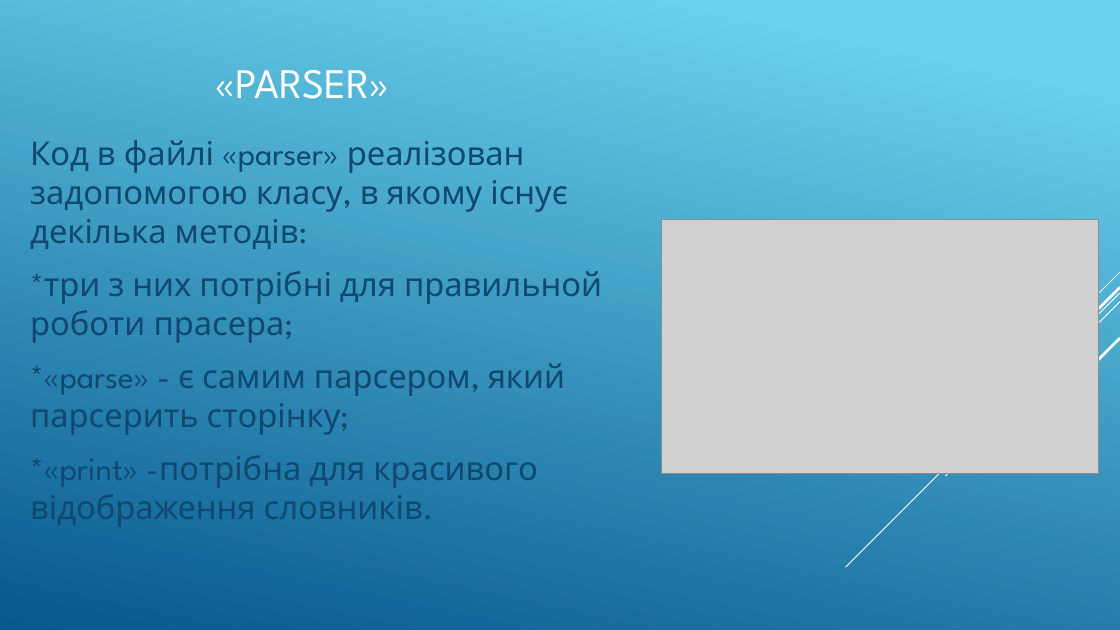
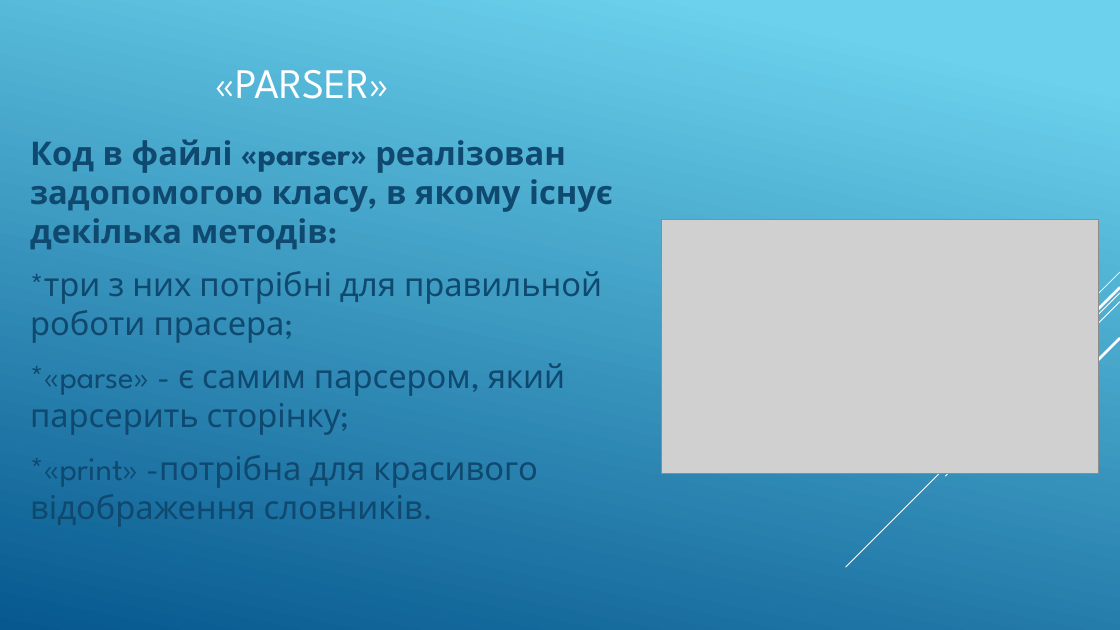
Before and after one commit to RalyukRoman/graphical-search-parser, a slide deck: slide 7 of Project presentation.pptx. Drawn at 1120x630 pixels with LibreOffice and Linux fonts; fonts in the diff are those of the drawing; grey boxes stand for pictures. Boxes give left, top, right and bottom in pixels: in the first picture for what was removed or moved away, otherwise in the second. Text is boxed around its words. In the diff, an @@ line names an element or a change of style, - is before the commit and + after.

```diff
--- a/Project presentation.pptx
+++ b/Project presentation.pptx
@@ text at bbox=[30, 139, 613, 249]: bold on in "Код в файлі «parser» реалізован задопомогою класу, ..." @@
```
Also in this commit, not shown: 1 other slide changed.
